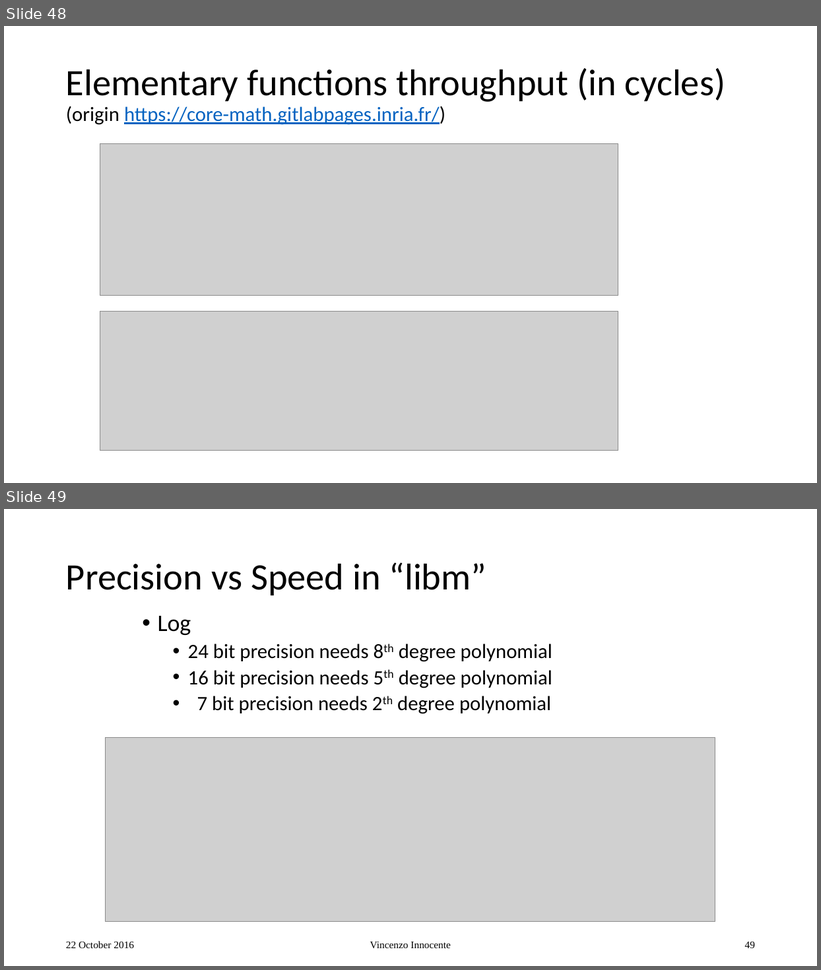
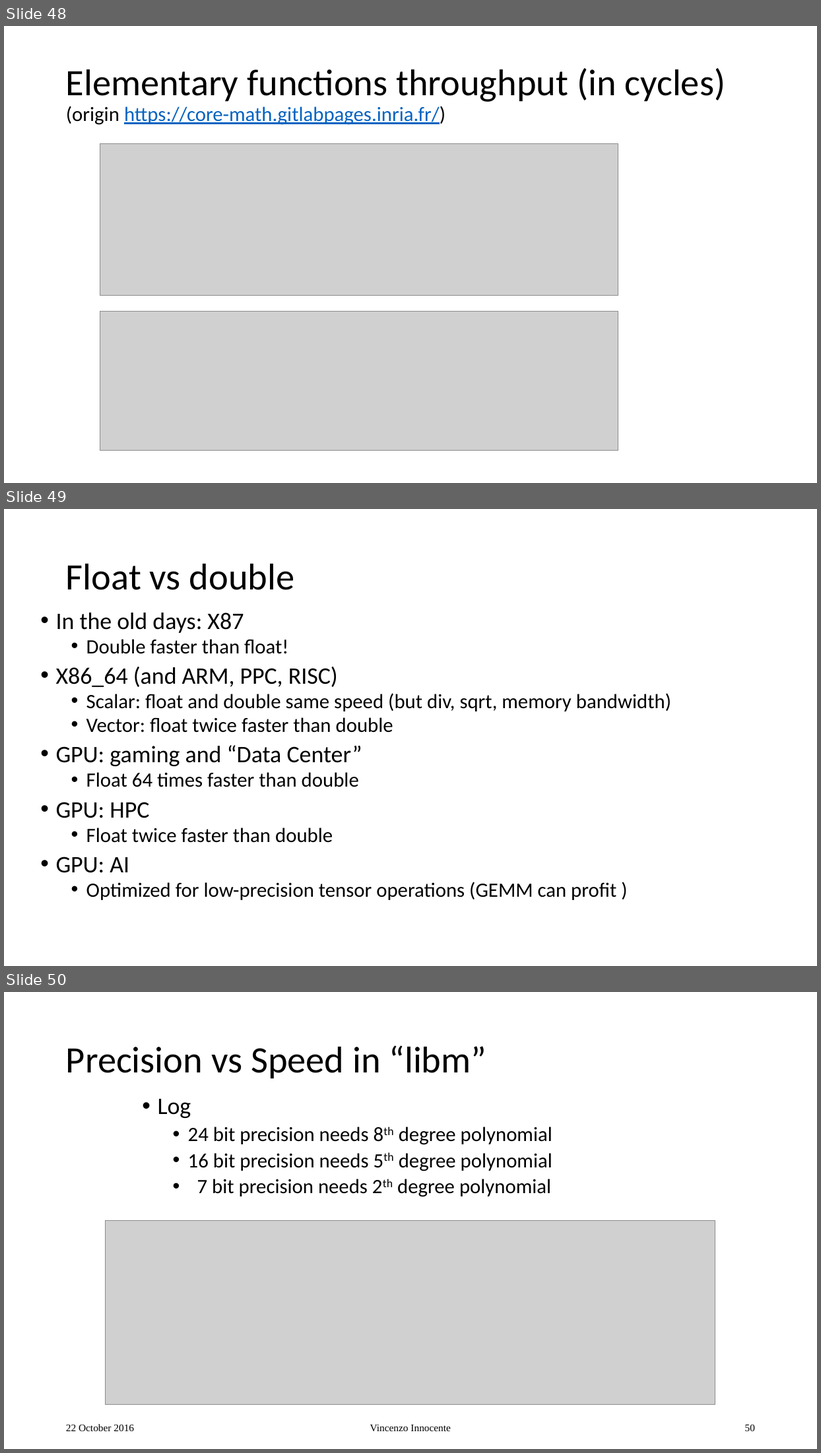
Before and after one commit to VinInn/FPCourse, a slide deck: Slides/FPforScientist.pptx. Shown one above the other, each under a label of ours: slides 48 and 49 before the commit, slides 48, 49 and 50 after it. The pictures are 821x970 and 821x1453 pixels, drawn with LibreOffice and Linux fonts; fonts in the diff are those of the drawing; grey boxes stand for pictures. Boxes give left, top, right and bottom in pixels: in the first picture for what was removed or moved away, otherwise in the second. Text is boxed around its words. In the diff, an @@ line names an element or a change of style, - is before the commit and + after.

Commit message:
add summary

```diff
--- a/Slides/FPforScientist.pptx
+++ b/Slides/FPforScientist.pptx
@@ slide 49 added at box(4, 509, 817, 966), background #FFFFFF @@
@@ title added at box(66, 563, 295, 590), 44 pt, text #000000 @@
+Float vs double
@@ text added at box(56, 613, 671, 900), 24 pt, text #000000 @@
+• In the old days: X87
+  • Double faster than float!
+• X86_64 (and ARM, PPC, RISC)
+  • Scalar: float and double same speed (but div, sqrt, memory bandwidth)
+  • Vector: float twice faster than double
+• GPU: gaming and “Data Center”
+  • Float 64 times faster than double
+• GPU: HPC
+  • Float twice faster than double
+• GPU: AI
+  • Optimized for low-precision tensor operations (GEMM can profit )
@@ what was slide 49 is now slide 50 @@
@@ page number at box(745, 1424, 755, 1432): text changed @@
-49
+50
```
